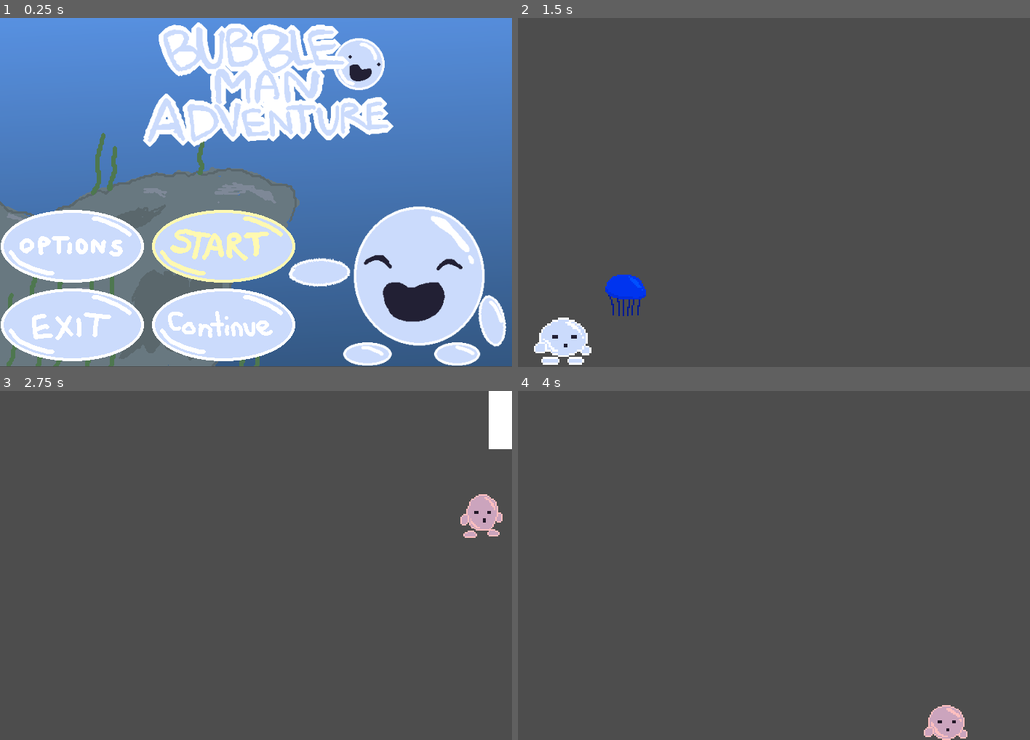
Above: before the commit, frames 1-4 (two rows, left to right).
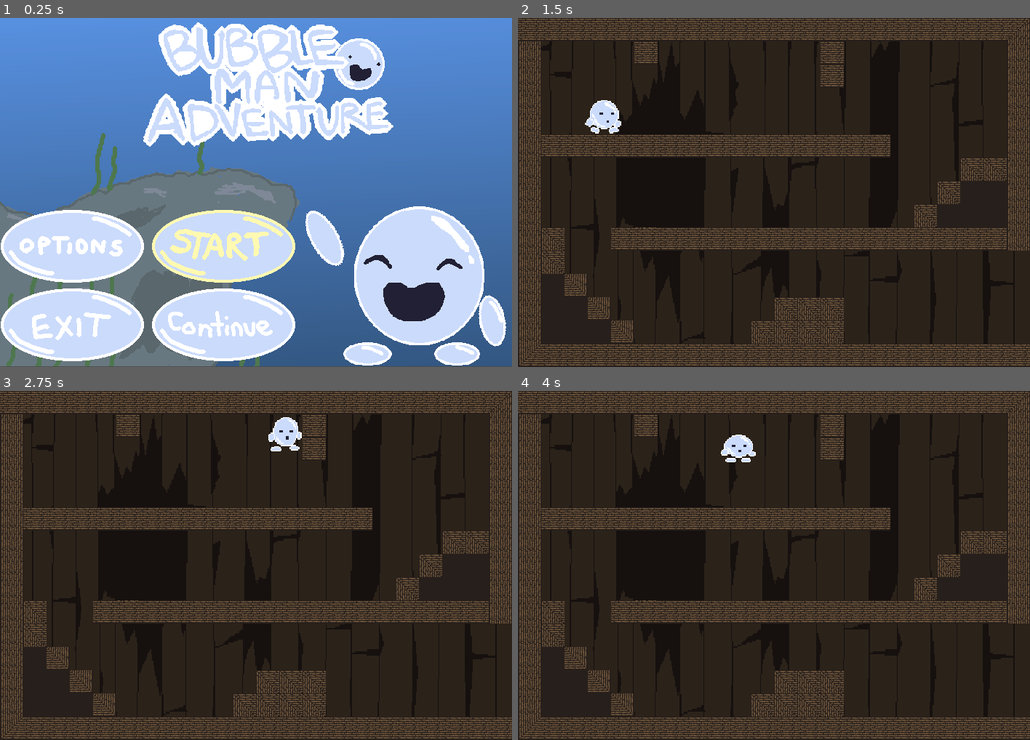
Above: after the commit, the same moments.

Repository: orestulis05/project-bubble
Game: Godot game, scene res://scenes/MainMenu.tscn
The game is run twice, just before and just after one commit, with the same random seed, the same clock (stepped at 60 frames per second) and the same inputs.
Inputs (mouse positions are in pixels of both pictures, inside the frame that each line leads up to):
- Up to frame 1 (0.25 s): no input
- Up to frame 2 (1.5 s): click (743, 248) at 0.5 s; hold D (move_right) from 1.28 s (still down)
- Up to frame 3 (2.75 s): keep holding D (move_right); tap Space (jump) at 1.52, 2.27 s
- Up to frame 4 (4 s): release D (move_right) at 2.78 s; hold A (move_left) 2.78-3.53 s; hold D (move_right) from 3.53 s (still down); tap Space (jump) at 3.77 s

The runs differ from the first frame. In frame 1, 2.4% of the frame differs, in the area x 27-99%, y 1-100%; in frame 2, 100%, in the area x 0-100%, y 0-100%; in frame 3, 100%; in frame 4, 100%.

Commit message:
bug fixes

Diff:
--- a/scenes/MainMenu.tscn
+++ b/scenes/MainMenu.tscn
@@ -73,21 +73,26 @@
 script = ExtResource("1_h3u52")
 
 [node name="Titlescreenbc" type="Sprite2D" parent="."]
+texture_filter = 1
 position = Vector2(352, 239)
 texture = ExtResource("2_67pbb")
 
 [node name="Title" type="Sprite2D" parent="."]
+texture_filter = 1
 position = Vector2(378, 106)
 scale = Vector2(0.802405, 0.802405)
 texture = ExtResource("3_w1hy8")
 
 [node name="AnimatedSprite2D" type="AnimatedSprite2D" parent="."]
+texture_filter = 1
 position = Vector2(553, 338)
 scale = Vector2(0.868421, 0.868421)
 sprite_frames = SubResource("SpriteFrames_37bf7")
+autoplay = "default"
 frame_progress = 0.128454
 
 [node name="Options" type="TextureButton" parent="."]
+texture_filter = 1
 layout_mode = 2
 offset_top = 264.0
 offset_right = 208.0
@@ -101,6 +106,7 @@
 texture_focused = ExtResource("6_6r5ol")
 
 [node name="Exit" type="TextureButton" parent="."]
+texture_filter = 1
 layout_mode = 1
 anchors_preset = 2
 anchor_top = 1.0
@@ -116,6 +122,7 @@
 texture_focused = ExtResource("8_a6tyc")
 
 [node name="NewGame" type="TextureButton" parent="."]
+texture_filter = 1
 layout_mode = 2
 offset_left = 208.0
 offset_top = 264.0
@@ -130,6 +137,7 @@
 texture_focused = ExtResource("10_ewa3b")
 
 [node name="Continue" type="TextureButton" parent="."]
+texture_filter = 1
 layout_mode = 2
 offset_left = 208.0
 offset_top = 372.0
--- a/scenes/Pause Screen.tscn
+++ b/scenes/Pause Screen.tscn
@@ -21,6 +21,7 @@
 grow_vertical = 2
 
 [node name="Gameispaused" type="Sprite2D" parent="PausePanel"]
+texture_filter = 1
 position = Vector2(342, 47)
 texture = ExtResource("2_oiqm4")
 
@@ -40,6 +41,7 @@
 
 [node name="Button" type="TextureButton" parent="PausePanel/VBoxContainer"]
 process_mode = 3
+texture_filter = 1
 layout_mode = 2
 texture_normal = ExtResource("3_onrkh")
 texture_pressed = ExtResource("3_onrkh")
@@ -49,6 +51,7 @@
 
 [node name="Button2" type="TextureButton" parent="PausePanel/VBoxContainer"]
 process_mode = 3
+texture_filter = 1
 layout_mode = 2
 texture_normal = ExtResource("5_vube6")
 texture_pressed = ExtResource("5_vube6")
--- a/scripts/main_menu.gd
+++ b/scripts/main_menu.gd
@@ -6,7 +6,7 @@
 
 func _on_new_game_pressed() -> void:
 	var save := SaveFile.new()
-	save.last_scene_path = "res://scenes/TestingMap.tscn"
+	save.last_scene_path = "res://scenes/tutorial.tscn"
 	save.last_checkpoint_id = 0
 	ResourceSaver.save(save, Globals.SAVE_FILE_PATH)
 	Globals.continue_game()
Not shown: 1 places in scenes/Player.tscn that only renumber resources
